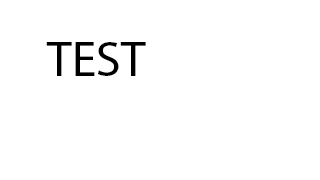
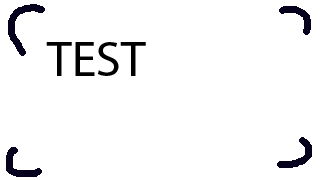
The second 320px x 180px image is a revision of the first. Changes to its layers:
painted on "TEST" over [6, 4, 312, 177]
removed layer "Фон" over [6, 4, 312, 177]
